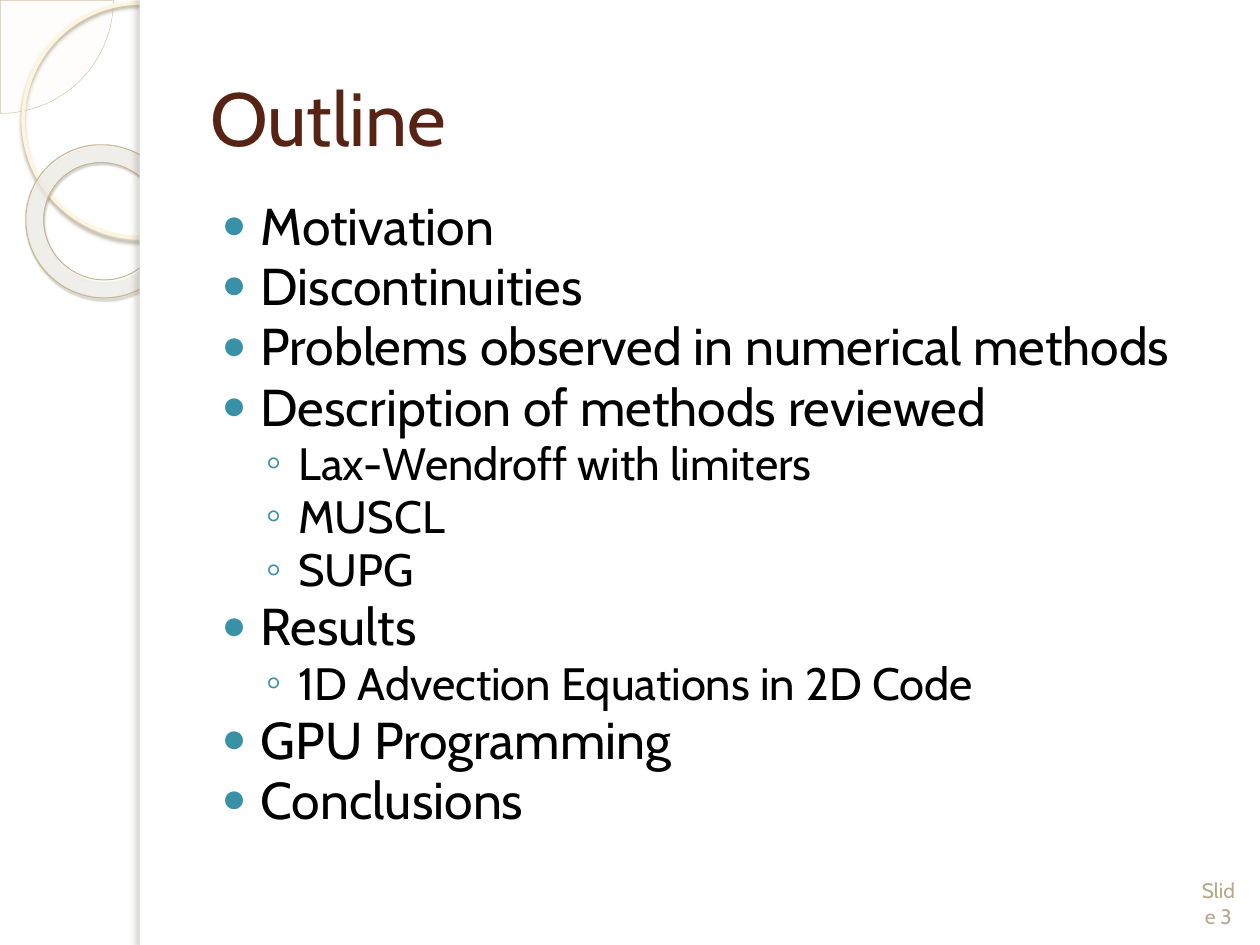
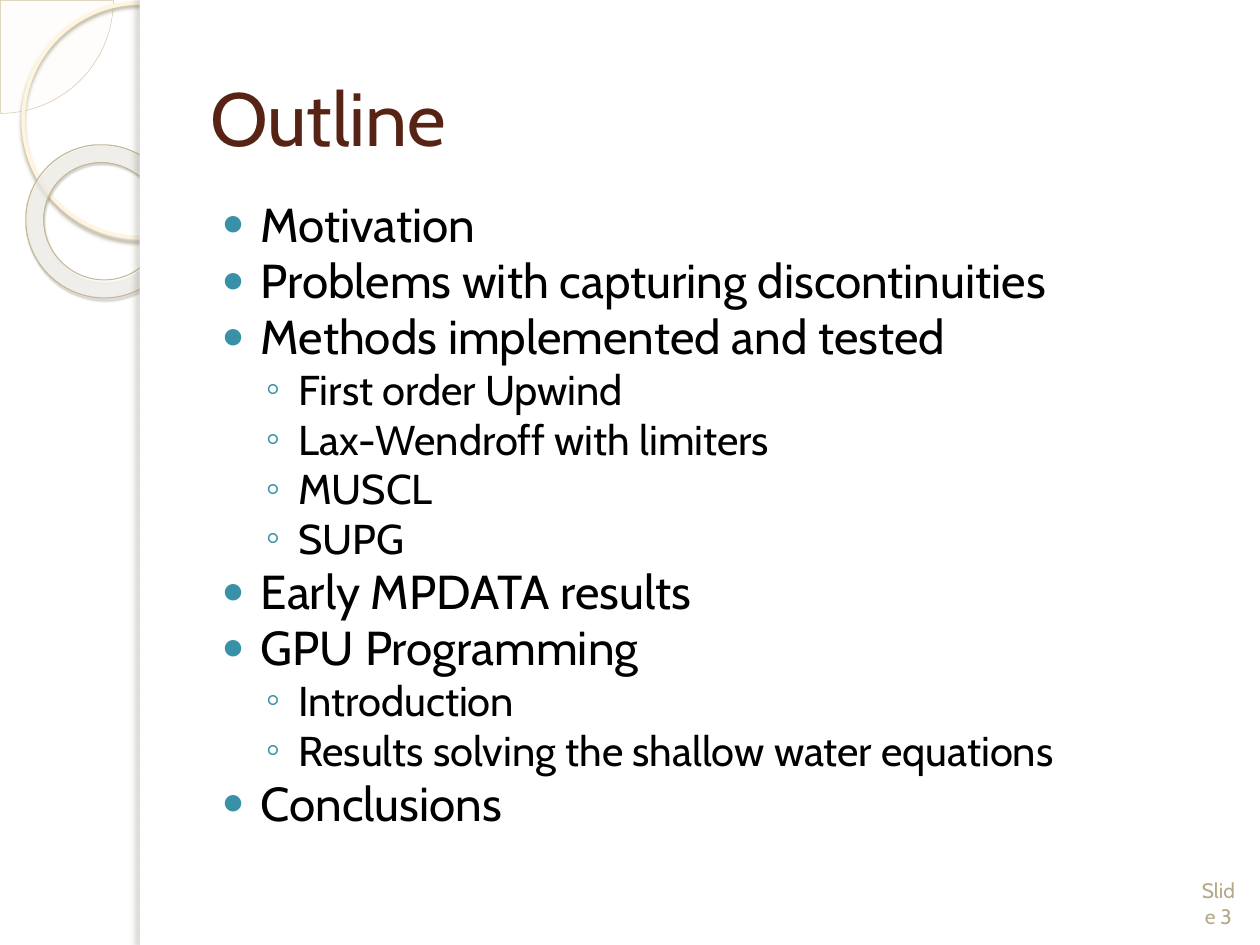
Before and after one commit to wmatern/summer_LANL, a slide deck: slide 3 of Final Research Presentation/Final_LongPres_Davis_Matern.pptx. Drawn at 1260x945 pixels with LibreOffice and Linux fonts; fonts in the diff are those of the drawing; background and template pictures are left out. Boxes give left, top, right and bottom in pixels: in the first picture for what was removed or moved away, otherwise in the second. Text is boxed around its words. In the diff, an @@ line names an element or a change of style, - is before the commit and + after.

```diff
--- a/Final Research Presentation/Final_LongPres_Davis_Matern.pptx
+++ b/Final Research Presentation/Final_LongPres_Davis_Matern.pptx
@@ text at (261, 208, 770, 822): size 29.6 to 27.2 pt in "Motivation", "GPU Programming", "Conclusions"; size 25.9 to 23.8 pt in "Lax-Wendroff with limiters", "MUSCL", "SUPG" @@
@@ text at (261, 262, 1046, 415): text changed; size 29.6 to 27.2 pt @@
-● Discontinuities
-● Problems observed in numerical methods
-● Description of methods reviewed
+● Problems with capturing discontinuities
+● Methods implemented and tested
+  ◦ First order Upwind
@@ text at (261, 573, 690, 621): text changed; size 25.9 to 27.2 pt @@
-● Results
-  ◦ 1D Advection Equations in 2D Code
+● Early MPDATA results
@@ text at (298, 684, 1053, 776): paragraphs added @@
+  ◦ Introduction
+  ◦ Results solving the shallow water equations
```
Also in this commit, not shown: 9 other slides changed, 5 slides added, 5 slides removed, 14 other files.
